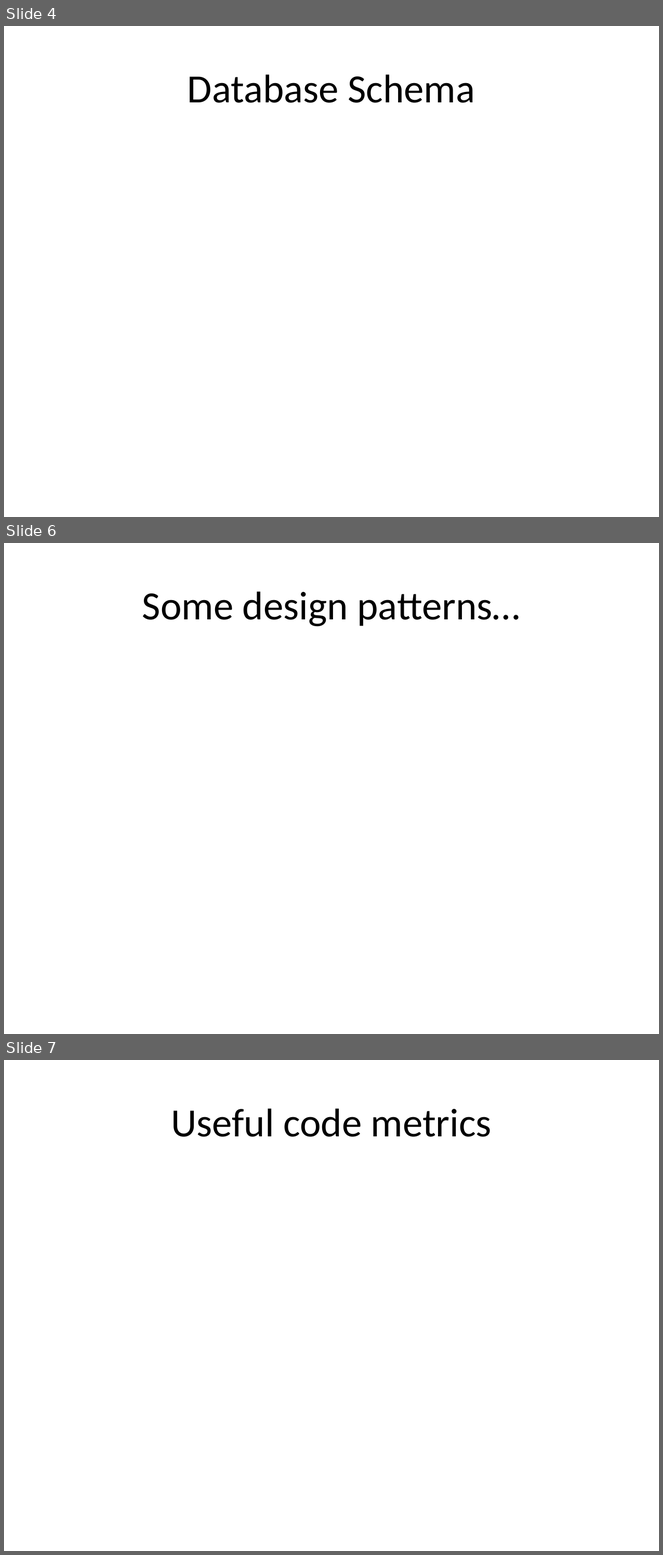
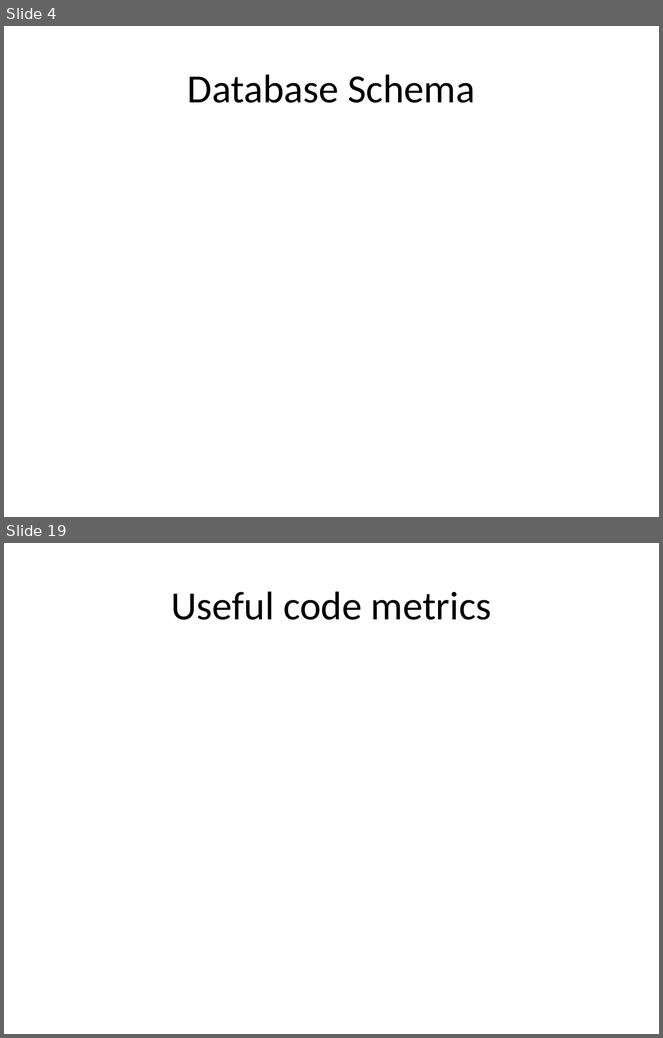
Before and after one commit to lqi/sensiblephp, a slide deck: FinalProjectPresentation.pptx. Shown one above the other, each under a label of ours: slides 4, 6 and 7 before the commit, slides 4 and 19 after it; the slides between them are not shown. The pictures are 663x1555 and 663x1038 pixels, drawn with LibreOffice and Linux fonts; fonts in the diff are those of the drawing. Boxes give left, top, right and bottom in pixels: in the first picture for what was removed or moved away, otherwise in the second. Text is boxed around its words. In the diff, an @@ line names an element or a change of style, - is before the commit and + after.

```diff
--- a/FinalProjectPresentation.pptx
+++ b/FinalProjectPresentation.pptx
@@ slide 6 removed at (x1=4, y1=543, x2=659, y2=1034), background #FFFFFF @@
@@ title removed at (x1=142, y1=591, x2=520, y2=627) @@
-Some design patterns…
@@ what was slide 7 is now slide 19 @@
```
Also in this commit, not shown: 14 slides added, 1 other slide removed.
